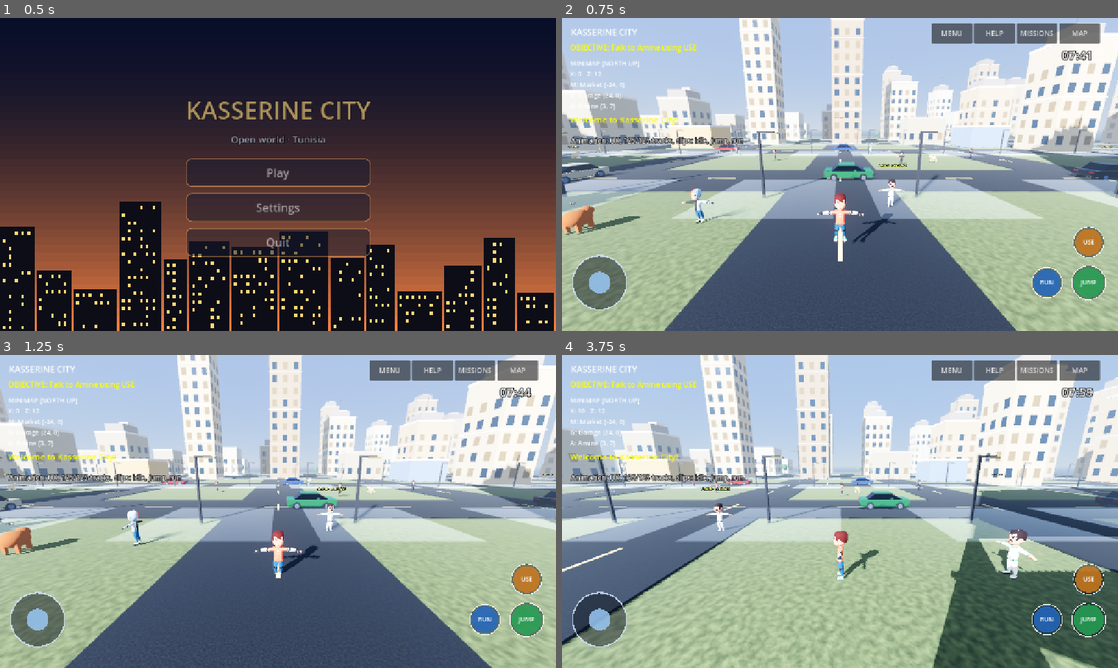
Above: before the commit, frames 1-4 (two rows, left to right).
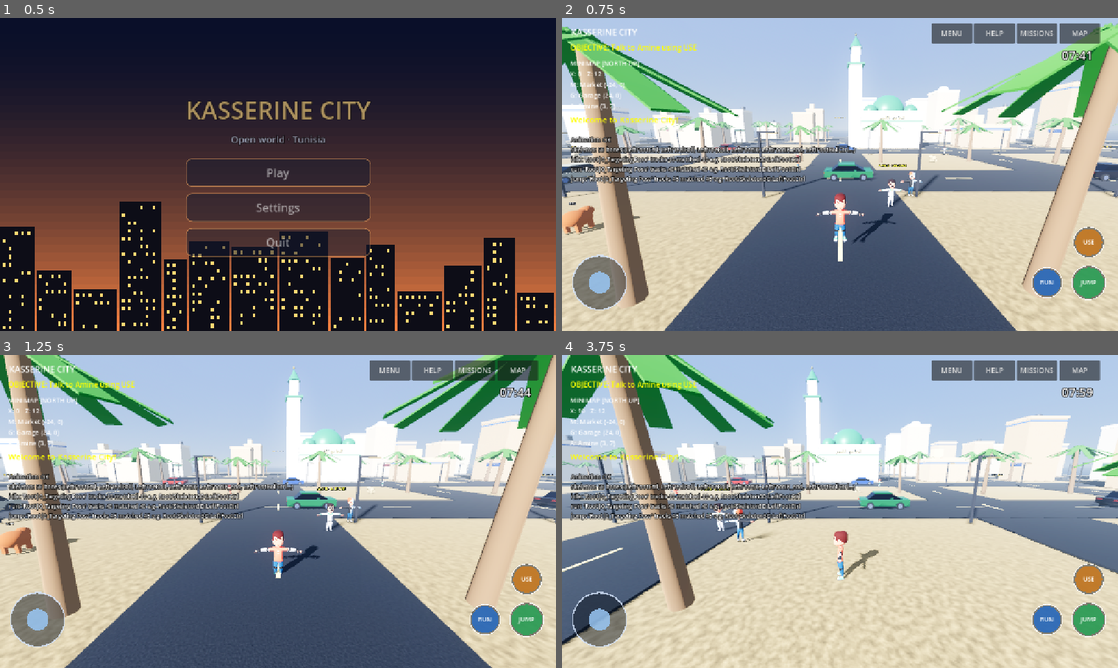
Above: after the commit, the same moments.

Repository: Gass-OS/Kasserine-City
Game: Godot game, scene res://menu.tscn
Two runs of this game, one before a commit and one after it. Both use one fixed random seed, a clock stepped at 60 frames per second and the inputs below.
Inputs (mouse positions are in pixels of both pictures, inside the frame that each line leads up to):
- Up to frame 1 (0.5 s): no input
- Up to frame 2 (0.75 s): click "Play" at 0.5 s
- Up to frame 3 (1.25 s): no input
- Up to frame 4 (3.75 s): move the mouse to (962, 495) at 1.27 s; hold D 1.28-2 s; click (962, 495) at 1.42 s; tap Space at 1.52 s; drag from (728, 527) to (812, 574) at 2.02 s; move the mouse to (895, 442) at 2.77 s; hold D 2.78-3.5 s; drag from (812, 574) to (673, 464) at 3.52 s

Frame 1 is identical in both runs. In frame 2, 53% of the frame differs, in the area x 0-100%, y 0-100%; in frame 3, 52%; in frame 4, 69%.

Commit message:
Stage 6: Tunisian architecture, mosque, palms, citizen routes, anim matching + debug

Diff:
--- a/main.tscn
+++ b/main.tscn
@@ -7,6 +7,7 @@
 [ext_resource type="Script" path="res://scripts/anim_driver.gd" id="5"]
 [ext_resource type="Script" path="res://scripts/missions_plus.gd" id="6"]
 [ext_resource type="Script" path="res://scripts/materials_plus.gd" id="7"]
+[ext_resource type="Script" path="res://scripts/citizen_ai.gd" id="8"]
 
 [node name="KasserineCity" type="Node3D"]
 script = ExtResource("1")
@@ -28,3 +29,6 @@
 
 [node name="MaterialsPlus" type="Node" parent="."]
 script = ExtResource("7")
+
+[node name="CitizenAI" type="Node" parent="."]
+script = ExtResource("8")
--- a/scripts/anim_driver.gd
+++ b/scripts/anim_driver.gd
@@ -15,7 +15,9 @@
     add_child(layer)
     label = Label.new()
     label.position = Vector2(20, 270)
-    label.add_theme_font_size_override("font_size", 16)
+    label.autowrap_mode = TextServer.AUTOWRAP_ARBITRARY
+    label.custom_minimum_size = Vector2(900, 0)
+    label.add_theme_font_size_override("font_size", 13)
     label.add_theme_constant_override("outline_size", 5)
     label.add_theme_color_override("font_outline_color", Color.BLACK)
     layer.add_child(label)
@@ -66,7 +68,7 @@
             elif s > 0.35 and ap.has_animation("run"):
                 want = "run"
                 spd = clampf(s / 6.0, 0.35, 1.5)
-            if ap.current_animation != want:
+            if ap.current_animation != want and ap.has_animation(want):
                 ap.play(want, 0.2)
             ap.speed_scale = spd
         else:
@@ -79,7 +81,7 @@
                 m.position.y = lerpf(m.position.y, 0.0, 0.2)
                 m.rotation.z = lerpf(m.rotation.z, 0.0, 0.2)
     if label != null:
-        if shown < 10.0:
+        if shown < 45.0:
             var pl := world.get_node_or_null("Player")
             var pm := _model_of(pl) if pl else null
             label.text = "Animation: " + (str(pm.get_meta("anim_status", "?")) if pm else "no player model")
--- a/scripts/anim_helper.gd
+++ b/scripts/anim_helper.gd
@@ -15,55 +15,102 @@
             return r
     return null
 
-static func _remap(anim: Animation, model: Node3D, skel: Skeleton3D) -> int:
-    var matched := 0
-    var skel_path := String(model.get_path_to(skel))
-    for i in range(anim.get_track_count()):
-        var p := anim.track_get_path(i)
-        if p.get_subname_count() == 0:
-            continue
-        var bone := String(p.get_concatenated_subnames())
-        if skel.find_bone(bone) < 0:
-            continue
-        anim.track_set_path(i, NodePath(skel_path + ":" + bone))
-        matched += 1
-    return matched
+static func _norm(s: String) -> String:
+    var out := ""
+    var low := s.to_lower()
+    for i in range(low.length()):
+        var ch := low[i]
+        if (ch >= "a" and ch <= "z") or (ch >= "0" and ch <= "9"):
+            out += ch
+    return out
+
+static func _bone_map(skel: Skeleton3D) -> Dictionary:
+    var m := {}
+    for i in range(skel.get_bone_count()):
+        var bn := skel.get_bone_name(i)
+        m[_norm(bn)] = bn
+    return m
+
+static func _match(bone: String, bmap: Dictionary) -> String:
+    var nb := _norm(bone)
+    if nb == "":
+        return ""
+    if bmap.has(nb):
+        return bmap[nb]
+    for k in bmap.keys():
+        var ks := String(k)
+        if ks.length() > 3 and nb.length() > 3 and (ks.ends_with(nb) or nb.ends_with(ks)):
+            return bmap[k]
+    return ""
 
 static func setup(model: Node3D) -> void:
     var skel := _find(model, "Skeleton3D") as Skeleton3D
     if skel == null:
-        model.set_meta("anim_status", "no skeleton, procedural")
+        model.set_meta("anim_status", "no Skeleton3D in model -> procedural")
         return
+    var bmap := _bone_map(skel)
+    var names: Array = []
+    for i in range(mini(skel.get_bone_count(), 6)):
+        names.append(skel.get_bone_name(i))
+    var report := "Skeleton: %d bones (%s...)" % [skel.get_bone_count(), ", ".join(names)]
     var lib := AnimationLibrary.new()
-    var total_matched := 0
-    var total_tracks := 0
+    var skel_path := String(model.get_path_to(skel))
     for clip_name in CLIPS:
         var packed := load(CLIPS[clip_name]) as PackedScene
         if packed == null:
+            report += "\n%s: FBX failed to load" % clip_name
             continue
         var inst := packed.instantiate()
         var src := _find(inst, "AnimationPlayer") as AnimationPlayer
-        if src != null:
-            var picked: Animation = null
-            for n in src.get_animation_list():
-                if String(n) == "RESET":
-                    continue
-                picked = src.get_animation(n)
-                break
-            if picked != null:
-                var anim := picked.duplicate() as Animation
-                anim.loop_mode = Animation.LOOP_NONE if clip_name == "jump" else Animation.LOOP_LINEAR
-                total_tracks += anim.get_track_count()
-                total_matched += _remap(anim, model, skel)
-                lib.add_animation(clip_name, anim)
+        if src == null:
+            report += "\n%s: no AnimationPlayer in FBX" % clip_name
+            inst.free()
+            continue
+        var best: Animation = null
+        var best_name := ""
+        for n in src.get_animation_list():
+            if String(n) == "RESET":
+                continue
+            var a := src.get_animation(n)
+            if best == null or a.get_track_count() > best.get_track_count():
+                best = a
+                best_name = String(n)
+        if best == null:
+            report += "\n%s: no animations" % clip_name
+            inst.free()
+            continue
+        var anim := best.duplicate() as Animation
+        var total := anim.get_track_count()
+        var sample := ""
+        if total > 0:
+            sample = String(anim.track_get_path(0))
+        var matched := 0
+        for i in range(total - 1, -1, -1):
+            var p := anim.track_get_path(i)
+            var real := ""
+            if p.get_subname_count() > 0:
+                real = _match(String(p.get_concatenated_subnames()), bmap)
+            if real == "":
+                anim.remove_track(i)
+            else:
+                anim.track_set_path(i, NodePath(skel_path + ":" + real))
+                matched += 1
+        if clip_name == "jump":
+            anim.loop_mode = Animation.LOOP_NONE
+        else:
+            anim.loop_mode = Animation.LOOP_LINEAR
+        report += "\n%s: '%s' tracks %d matched %d e.g. %s" % [clip_name, best_name, total, matched, sample]
+        if matched > 0:
+            lib.add_animation(clip_name, anim)
         inst.free()
-    if total_matched == 0 or not lib.has_animation("idle"):
-        model.set_meta("anim_status", "no bone match (%d tracks), procedural" % total_tracks)
+    if lib.get_animation_list().size() == 0:
+        model.set_meta("anim_status", "NO MATCH -> procedural\n" + report)
         return
     var ap := AnimationPlayer.new()
     ap.name = "AnimPlayer"
     model.add_child(ap)
     ap.root_node = NodePath("..")
     ap.add_animation_library("", lib)
-    ap.autoplay = "idle"
-    model.set_meta("anim_status", "OK, %d/%d tracks, clips: %s" % [total_matched, total_tracks, ", ".join(lib.get_animation_list())])
+    if lib.has_animation("idle"):
+        ap.autoplay = "idle"
+    model.set_meta("anim_status", "OK\n" + report)
--- /dev/null
+++ b/scripts/citizen_ai.gd
@@ -0,0 +1,38 @@
+extends Node
+
+const BLOCKS = [Vector2i(0, 0), Vector2i(-1, 0), Vector2i(-1, -1), Vector2i(0, -1), Vector2i(1, 0), Vector2i(-2, 0), Vector2i(0, 1), Vector2i(1, 1), Vector2i(-2, -1)]
+
+func _ready() -> void:
+    await get_tree().process_frame
+    await get_tree().process_frame
+    var world := get_parent()
+    var citizens = world.get("citizens")
+    var routes = world.get("citizen_routes")
+    var idx = world.get("citizen_route_indices")
+    var speeds = world.get("citizen_speeds")
+    var waits = world.get("citizen_waits")
+    if citizens == null or routes == null or idx == null or speeds == null or waits == null:
+        return
+    var rng := RandomNumberGenerator.new()
+    rng.seed = 5150
+    for i in range(1, citizens.size()):
+        var b: Vector2i = BLOCKS[(i - 1) % BLOCKS.size()]
+        var pts := _loop(b.x, b.y, rng.randf() < 0.5, rng.randi() % 4)
+        routes[i] = pts
+        idx[i] = 1
+        speeds[i] = rng.randf_range(1.3, 1.8)
+        waits[i] = rng.randf_range(0.0, 2.0)
+        citizens[i].position = pts[0]
+
+func _loop(bi: int, bj: int, clockwise: bool, start: int) -> Array:
+    var ax := bi * 24.0
+    var bz := bj * 24.0
+    var lo := 4.9
+    var hi := 19.1
+    var pts: Array = [Vector3(ax + lo, 0, bz + lo), Vector3(ax + hi, 0, bz + lo), Vector3(ax + hi, 0, bz + hi), Vector3(ax + lo, 0, bz + hi)]
+    if not clockwise:
+        pts.reverse()
+    var out: Array = []
+    for k in range(pts.size()):
+        out.append(pts[(k + start) % pts.size()])
+    return out
--- a/scripts/materials_plus.gd
+++ b/scripts/materials_plus.gd
@@ -1,7 +1,7 @@
 extends Node
 
 const ROAD := Color(0.16, 0.17, 0.18)
-const GROUND := Color(0.42, 0.48, 0.31)
+const GROUND := Color(0.66, 0.58, 0.4)
 
 var world: Node
 var dn
--- a/scripts/world.gd
+++ b/scripts/world.gd
@@ -6,6 +6,7 @@
 func _ready():
     _create_environment()
     _create_city()
+    _tn_extras()
     _create_nature_and_vehicles()
     var player = CharacterBody3D.new()
     player.set_script(PlayerScript)
@@ -58,7 +59,7 @@
         parent.add_child(body)
 
 func _create_city():
-    _box(self, Vector3(220, 1, 220), Vector3(0, -0.55, 0), Color(0.42, 0.48, 0.31), true)
+    _box(self, Vector3(220, 1, 220), Vector3(0, -0.55, 0), Color(0.66, 0.58, 0.4), true)
 
     var road = Color(0.16, 0.17, 0.18)
     var line = Color(0.92, 0.83, 0.55)
@@ -81,20 +82,19 @@
         Color(0.68, 0.59, 0.46)
     ]
 
-    for x in range(-4, 5):
-        for z in range(-4, 5):
-            if abs(x) <= 1 and abs(z) <= 1:
+    for x in range(-4, 4):
+        for z in range(-4, 4):
+            if x >= -2 and x <= 1 and z >= -2 and z <= 1:
                 continue
-            var cx = x * 24.0 + rng.randf_range(-4, 4)
-            var cz = z * 24.0 + rng.randf_range(-4, 4)
-            var w = rng.randf_range(7.0, 11.0)
-            var d = rng.randf_range(7.0, 11.0)
+            var cx = x * 24.0 + 12.0 + rng.randf_range(-1.5, 1.5)
+            var cz = z * 24.0 + 12.0 + rng.randf_range(-1.5, 1.5)
+            var w = rng.randf_range(6.5, 9.5)
+            var d = rng.randf_range(6.5, 9.5)
             var h = rng.randf_range(5.0, 13.0)
             var k = fmod(absf(sin(float(x) * 12.9898 + float(z) * 78.233)) * 43758.5453, 1.0)
             if maxf(absf(x), absf(z)) >= 2 and k > 0.4:
-                h += (k - 0.4) * 45.0
-            _box(self, Vector3(w, h, d), Vector3(cx, h / 2.0, cz), palette[rng.randi_range(0, palette.size() - 1)], true)
-            _add_windows(cx, cz, w, d, h)
+                h += (k - 0.4) * 14.0
+            _tn_building(cx, cz, w, d, h, rng.randi_range(0, palette.size() - 1))
 
     var sign = Label3D.new()
     sign.text = "KASSERINE CITY"
@@ -158,6 +158,7 @@
     guide.font_size = 36
     guide.position = Vector3(0, 2.5, 0)
     guide.modulate = Color.YELLOW
+    guide.billboard = BaseMaterial3D.BILLBOARD_ENABLED
     citizens[0].add_child(guide)
 
     _landmark("MARKET", Vector3(-24, 3, 0))
@@ -387,14 +388,14 @@
 
 func _create_landmark_building(title: String, pos: Vector3,
         size: Vector3, color: Color):
-    _box(self, size, pos + Vector3(0, size.y * 0.5, 0), color, true)
-    _add_windows(pos.x, pos.z, size.x, size.z, size.y)
+    _tn_building(pos.x, pos.z, size.x, size.z, size.y, posmod(int(pos.x * 0.5 + pos.z), 5), false)
 
     var sign := Label3D.new()
     sign.text = title
     sign.font_size = 32
     sign.position = pos + Vector3(0, size.y + 1.0, 0)
     sign.modulate = Color(1.0, 0.91, 0.62)
+    sign.billboard = BaseMaterial3D.BILLBOARD_ENABLED
     add_child(sign)
 
 func _create_street_lamp_old(pos: Vector3):
@@ -614,7 +615,7 @@
     pool.rotation_degrees.x = -90
     pool.position = Vector3(0.85, 0.22, 0)
     pool.cast_shadow = GeometryInstance3D.SHADOW_CASTING_SETTING_OFF
-    lamp.add_child(pool)
+    pool.free()
 
 func _car_mesh(car: Node3D, mesh: Mesh, pos: Vector3, mat: Material, rot_y := 0.0) -> MeshInstance3D:
     var mi := MeshInstance3D.new()
@@ -704,3 +705,242 @@
     spot.add_to_group("car_headlight")
     car.add_child(spot)
     return car
+
+# ===== Stage 6: Tunisian architecture =====
+const TN_SHOPS = ["مخبزة", "صيدلية", "مقهى", "سوق", "ورشة", "مكتبة", "حلاقة", "Boulangerie", "Pharmacie", "Café", "Épicerie"]
+var _tn_cache := {}
+
+func _tn_mat(key: String, color: Color, rough := 0.9, metal := 0.0) -> StandardMaterial3D:
+    if _tn_cache.has(key):
+        return _tn_cache[key]
+    var m := StandardMaterial3D.new()
+    m.albedo_color = color
+    m.roughness = rough
+    m.metallic = metal
+    _tn_cache[key] = m
+    return m
+
+func _arch_mesh(w: float, h: float) -> ArrayMesh:
+    var key := "arch_%.2f_%.2f" % [w, h]
+    if _tn_cache.has(key):
+        return _tn_cache[key]
+    var st := SurfaceTool.new()
+    st.begin(Mesh.PRIMITIVE_TRIANGLES)
+    st.set_normal(Vector3(0, 0, 1))
+    var r := w * 0.5
+    var y0 := -h * 0.5
+    var yc := h * 0.5 - r
+    var pa := Vector3(-r, y0, 0.0)
+    var pb := Vector3(r, y0, 0.0)
+    var pc := Vector3(r, yc, 0.0)
+    var pd := Vector3(-r, yc, 0.0)
+    for v in [pa, pb, pc, pa, pc, pd]:
+        st.add_vertex(v)
+    var seg := 10
+    for i in range(seg):
+        var t0 := PI * float(i) / float(seg)
+        var t1 := PI * float(i + 1) / float(seg)
+        st.add_vertex(Vector3(0.0, yc, 0.0))
+        st.add_vertex(Vector3(r * cos(t0), yc + r * sin(t0), 0.0))
+        st.add_vertex(Vector3(r * cos(t1), yc + r * sin(t1), 0.0))
+    var mesh := st.commit()
+    _tn_cache[key] = mesh
+    return mesh
+
+func _tn_multimesh(xforms: Array, mesh: Mesh, mat: Material) -> void:
+    if xforms.is_empty():
+        return
+    var mm := MultiMesh.new()
+    mm.transform_format = MultiMesh.TRANSFORM_3D
+    mm.mesh = mesh
+    mm.instance_count = xforms.size()
+    for i in range(xforms.size()):
+        mm.set_instance_transform(i, xforms[i])
+    var inst := MultiMeshInstance3D.new()
+    inst.multimesh = mm
+    inst.material_override = mat
+    inst.cast_shadow = GeometryInstance3D.SHADOW_CASTING_SETTING_OFF
+    add_child(inst)
+
+func _tn_node(mesh: Mesh, mat: Material, xf: Transform3D) -> void:
+    var mi := MeshInstance3D.new()
+    mi.mesh = mesh
+    mi.material_override = mat
+    mi.transform = xf
+    add_child(mi)
+
+func _tn_boxnode(size: Vector3, mat: Material, xf: Transform3D) -> void:
+    var bm := BoxMesh.new()
+    bm.size = size
+    _tn_node(bm, mat, xf)
+
+func _tn_label(text: String, xf: Transform3D, size: int, px: float, color: Color) -> void:
+    var l := Label3D.new()
+    l.text = text
+    l.font_size = size
+    l.pixel_size = px
+    l.modulate = color
+    l.outline_size = 10
+    l.outline_modulate = Color(0, 0, 0, 0.9)
+    l.transform = xf
+    add_child(l)
+
+func _tn_dome(pos: Vector3, rad: float, mat: Material) -> void:
+    var dm := SphereMesh.new()
+    dm.radius = rad
+    dm.height = rad
+    dm.is_hemisphere = true
+    _tn_node(dm, mat, Transform3D(Basis.IDENTITY, pos))
+
+func _tn_building(cx: float, cz: float, w: float, d: float, h: float, style: int, with_sign := true) -> void:
+    var tones: Array = [Color(0.95, 0.94, 0.9), Color(0.9, 0.85, 0.74), Color(0.86, 0.76, 0.6), Color(0.93, 0.9, 0.82), Color(0.82, 0.7, 0.52)]
+    var tone: Color = tones[posmod(style, tones.size())]
+    var rng := RandomNumberGenerator.new()
+    rng.seed = int(absf(cx) * 71.0 + absf(cz) * 113.0 + h * 13.0) + style * 7 + 5
+    _box(self, Vector3(w, h, d), Vector3(cx, h / 2.0, cz), tone, true)
+    _box(self, Vector3(w + 0.3, 0.7, d + 0.3), Vector3(cx, h + 0.35, cz), tone.darkened(0.05))
+    _box(self, Vector3(w - 0.4, 0.06, d - 0.4), Vector3(cx, h + 0.72, cz), Color(0.5, 0.46, 0.42))
+    if rng.randf() < 0.45:
+        _box(self, Vector3(w + 0.16, 0.3, d + 0.16), Vector3(cx, h - 0.45, cz), Color(0.1, 0.32, 0.62))
+    var roof_y := h + 0.75
+    var roll := rng.randf()
+    if roll < 0.25:
+        var cm := CylinderMesh.new()
+        cm.top_radius = 0.7
+        cm.bottom_radius = 0.7
+        cm.height = 1.3
+        _tn_node(cm, _tn_mat("tank", Color(0.25, 0.27, 0.3), 0.5, 0.4), Transform3D(Basis.IDENTITY, Vector3(cx + w * 0.2, roof_y + 0.65, cz - d * 0.2)))
+    elif roll < 0.45:
+        _box(self, Vector3(2.2, 2.2, 2.2), Vector3(cx - w * 0.2, roof_y + 1.1, cz + d * 0.15), tone)
+    elif roll < 0.62:
+        var dmat: Material = _tn_mat("dome_w", Color(0.96, 0.96, 0.94), 0.5)
+        if rng.randf() < 0.4:
+            dmat = _tn_mat("dome_b", Color(0.12, 0.38, 0.66), 0.4, 0.2)
+        _tn_dome(Vector3(cx, roof_y, cz), minf(w, d) * 0.26, dmat)
+
+    var faces: Array = [
+        [Vector3(0, 0, d * 0.5), 0.0, w],
+        [Vector3(0, 0, -d * 0.5), PI, w],
+        [Vector3(w * 0.5, 0, 0), PI * 0.5, d],
+        [Vector3(-w * 0.5, 0, 0), -PI * 0.5, d],
+    ]
+    var door_face := int(rng.randi() % 4)
+    var has_sign := with_sign and h >= 6.5 and rng.randf() < 0.5
+    var floors := maxi(1, int((h - 1.0) / 3.2))
+    var frames: Array = []
+    var dark: Array = []
+    var lit: Array = []
+    for fi in range(faces.size()):
+        var origin: Vector3 = faces[fi][0]
+        var yaw: float = faces[fi][1]
+        var span: float = faces[fi][2]
+        var cols := int(span / 2.5)
+        if cols < 1:
+            continue
+        var spacing := span / float(cols)
+        var bs := Basis(Vector3.UP, yaw)
+        var base := Vector3(cx, 0.0, cz) + origin
+        for c in range(cols):
+            var along := -span * 0.5 + (float(c) + 0.5) * spacing
+            for r in range(floors):
+                var y := 1.9 + float(r) * 3.2
+                if y + 1.2 > h - 0.4:
+                    continue
+                if fi == door_face and c == (cols >> 1):
+                    if r == 0 or (has_sign and r <= 1):
+                        continue
+                frames.append(Transform3D(bs, base + bs * Vector3(along, y, 0.06)))
+                var gx := Transform3D(bs, base + bs * Vector3(along, y - 0.02, 0.12))
+                if rng.randf() < 0.45:
+                    lit.append(gx)
+                else:
+                    dark.append(gx)
+    _tn_multimesh(frames, _arch_mesh(1.5, 2.4), _tn_mat("blue", Color(0.1, 0.32, 0.62), 0.6))
+    _tn_multimesh(dark, _arch_mesh(1.1, 2.0), _glass_mat())
+    _tn_multimesh(lit, _arch_mesh(1.1, 2.0), _glow_mat(Color(1.0, 0.82, 0.5), 2.2))
+
+    var df: Array = faces[door_face]
+    var dorigin: Vector3 = df[0]
+    var dspan: float = df[2]
+    var dbs := Basis(Vector3.UP, float(df[1]))
+    var dcols := maxi(1, int(dspan / 2.5))
+    var dalong := -dspan * 0.5 + (float(dcols >> 1) + 0.5) * (dspan / float(dcols))
+    var dbase := Vector3(cx, 0.0, cz) + dorigin
+    _tn_node(_arch_mesh(2.3, 3.5), _tn_mat("doorframe", tone.darkened(0.15)), Transform3D(dbs, dbase + dbs * Vector3(dalong, 1.75, 0.05)))
+    _tn_node(_arch_mesh(1.8, 3.1), _tn_mat("door", Color(0.08, 0.28, 0.55), 0.6), Transform3D(dbs, dbase + dbs * Vector3(dalong, 1.55, 0.1)))
+    if has_sign:
+        var txt: String = TN_SHOPS[rng.randi() % TN_SHOPS.size()]
+        var pcols: Array = [Color(0.08, 0.3, 0.2), Color(0.35, 0.1, 0.12), Color(0.1, 0.22, 0.45)]
+        var pcol: Color = pcols[rng.randi() % 3]
+        _tn_boxnode(Vector3(3.4, 0.8, 0.1), _tn_mat("plq" + pcol.to_html(), pcol, 0.7), Transform3D(dbs, dbase + dbs * Vector3(dalong, 4.1, 0.08)))
+        _tn_label(txt, Transform3D(dbs, dbase + dbs * Vector3(dalong, 4.1, 0.16)), 64, 0.0085, Color(1, 1, 1))
+
+func _tn_mosque(pos: Vector3) -> void:
+    var white := Color(0.96, 0.95, 0.91)
+    var green := _tn_mat("dome_g", Color(0.12, 0.5, 0.35), 0.35, 0.25)
+    _box(self, Vector3(14, 8, 11), pos + Vector3(0, 4, 0), white, true)
+    _box(self, Vector3(14.4, 0.7, 11.4), pos + Vector3(0, 8.35, 0), white)
+    _box(self, Vector3(14.1, 0.3, 11.1), pos + Vector3(0, 6.3, 0), Color(0.12, 0.5, 0.35))
+    _tn_dome(pos + Vector3(0, 8.7, 0), 4.2, green)
+    _tn_dome(pos + Vector3(-4.8, 8.7, 3.2), 1.6, green)
+    _tn_dome(pos + Vector3(4.8, 8.7, 3.2), 1.6, green)
+    var mx := pos.x - 8.4
+    var mz := pos.z + 2.0
+    _box(self, Vector3(3.0, 19.0, 3.0), Vector3(mx, 9.5, mz), white, true)
+    _box(self, Vector3(3.9, 0.4, 3.9), Vector3(mx, 19.2, mz), Color(0.12, 0.5, 0.35))
+    _box(self, Vector3(2.0, 3.4, 2.0), Vector3(mx, 21.1, mz), white)
+    var cone := CylinderMesh.new()
+    cone.top_radius = 0.0
+    cone.bottom_radius = 1.5
+    cone.height = 2.6
+    _tn_node(cone, green, Transform3D(Basis.IDENTITY, Vector3(mx, 24.1, mz)))
+    var fin := SphereMesh.new()
+    fin.radius = 0.25
+    fin.height = 0.5
+    _tn_node(fin, _tn_mat("gold", Color(0.9, 0.75, 0.3), 0.3, 0.8), Transform3D(Basis.IDENTITY, Vector3(mx, 25.6, mz)))
+    var slits: Array = []
+    for yy in [6.0, 11.0, 15.5]:
+        slits.append(Transform3D(Basis.IDENTITY, Vector3(mx, yy, mz + 1.55)))
+        slits.append(Transform3D(Basis(Vector3.UP, PI), Vector3(mx, yy, mz - 1.55)))
+        slits.append(Transform3D(Basis(Vector3.UP, PI * 0.5), Vector3(mx + 1.55, yy, mz)))
+        slits.append(Transform3D(Basis(Vector3.UP, -PI * 0.5), Vector3(mx - 1.55, yy, mz)))
+    _tn_multimesh(slits, _arch_mesh(0.5, 1.6), _tn_mat("slit", Color(0.08, 0.1, 0.12), 0.4))
+    var wins: Array = []
+    for k in range(5):
+        wins.append(Transform3D(Basis.IDENTITY, pos + Vector3(-6.0 + float(k) * 3.0, 3.8, 5.56)))
+    _tn_multimesh(wins, _arch_mesh(1.3, 3.0), _tn_mat("mwin", Color(0.12, 0.5, 0.35), 0.5))
+    _tn_node(_arch_mesh(4.0, 5.9), _tn_mat("mframe", Color(0.12, 0.5, 0.35), 0.5), Transform3D(Basis.IDENTITY, pos + Vector3(0, 2.95, 5.52)))
+    _tn_node(_arch_mesh(3.2, 5.2), _tn_mat("mdoor", Color(0.35, 0.2, 0.1), 0.7), Transform3D(Basis.IDENTITY, pos + Vector3(0, 2.6, 5.58)))
+    _tn_label("الجامع الكبير", Transform3D(Basis.IDENTITY, pos + Vector3(0, 7.2, 5.62)), 96, 0.01, Color(1.0, 0.95, 0.7))
+
+func _tn_palms() -> void:
+    var rng := RandomNumberGenerator.new()
+    rng.seed = 777
+    var trunks: Array = []
+    var fronds: Array = []
+    for i in range(-2, 3):
+        for side in [-1.0, 1.0]:
+            for j in range(-4, 4):
+                var pos := Vector3(float(i) * 24.0 + float(side) * 5.6, 0.0, float(j) * 24.0 + 14.0 + rng.randf_range(-1.0, 1.0))
+                var s := rng.randf_range(0.8, 1.25)
+                var lean := rng.randf_range(-0.08, 0.08)
+                var tb := Basis(Vector3.RIGHT, lean) * Basis.from_scale(Vector3(s, s, s))
+                trunks.append(Transform3D(tb, pos + Vector3(0, 3.0 * s, 0)))
+                var top := pos + Vector3(0, 6.0 * s, 0)
+                var yaw0 := rng.randf() * TAU
+                for k in range(9):
+                    var fb := Basis(Vector3.UP, yaw0 + float(k) * TAU / 9.0) * Basis(Vector3.RIGHT, deg_to_rad(-28.0 + rng.randf_range(-6.0, 6.0)))
+                    fronds.append(Transform3D(fb.scaled(Vector3(s, s, s)), top + fb * Vector3(0, 0, -1.55 * s)))
+    var tm := CylinderMesh.new()
+    tm.top_radius = 0.16
+    tm.bottom_radius = 0.28
+    tm.height = 6.0
+    tm.radial_segments = 8
+    _tn_multimesh(trunks, tm, _tn_mat("trunk", Color(0.45, 0.36, 0.26), 0.95))
+    var fm := BoxMesh.new()
+    fm.size = Vector3(0.55, 0.04, 3.1)
+    _tn_multimesh(fronds, fm, _tn_mat("frond", Color(0.18, 0.42, 0.14), 0.8))
+
+func _tn_extras() -> void:
+    _tn_mosque(Vector3(12, 0, -36))
+    _tn_palms()
Not shown: 1 places in main.tscn that only renumber resources
